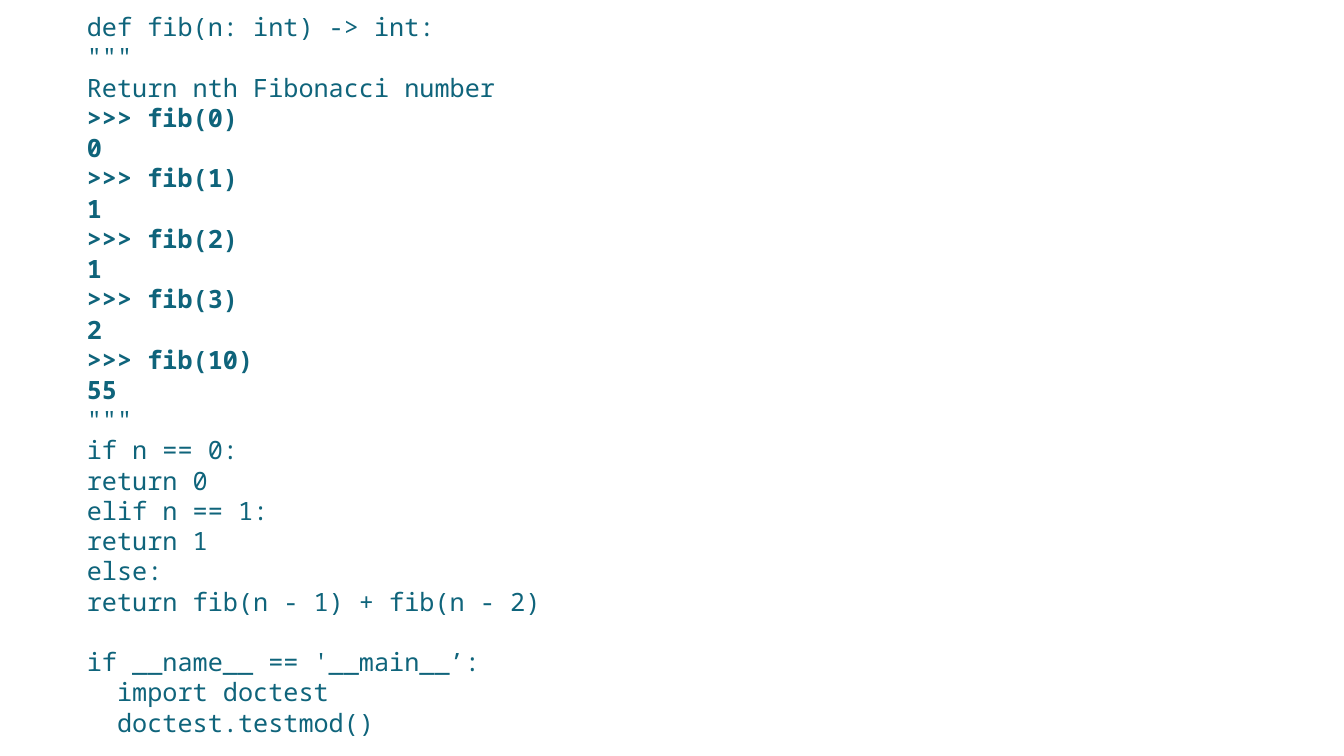
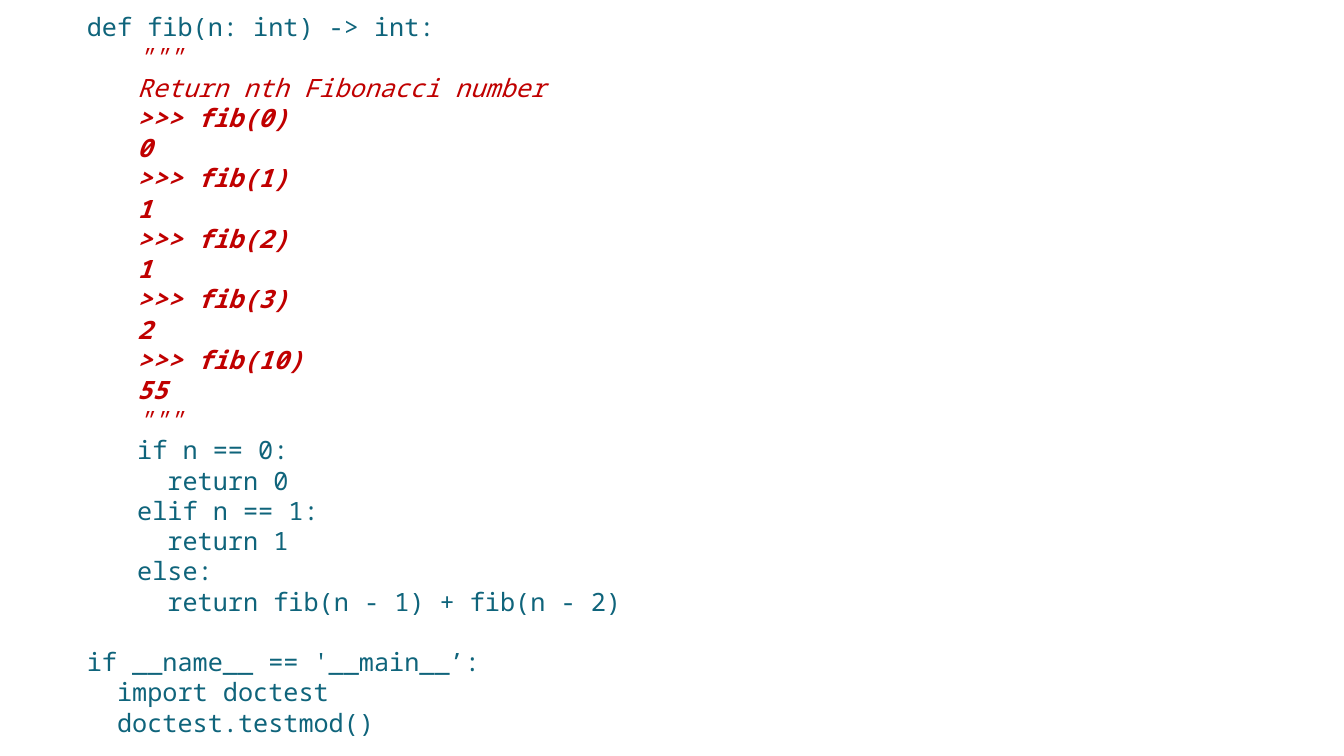
Before and after one commit to uday87j/teach_python, a slide deck: slide 15 of fundamentals/9-Type conversion, Files, doctest.pptx (slide 12 before the commit). Drawn at 1344x756 pixels with LibreOffice and Linux fonts; fonts in the diff are those of the drawing. Boxes give left, top, right and bottom in pixels: in the first picture for what was removed or moved away, otherwise in the second. Text is boxed around its words. In the diff, an @@ line names an element or a change of style, - is before the commit and + after.

```diff
--- a/fundamentals/9-Type conversion, Files, doctest.pptx
+++ b/fundamentals/9-Type conversion, Files, doctest.pptx
@@ text at [137, 78, 621, 615]: text colour #0F647B to #C00000, italic on in """"", "Return nth Fibonacci number", ">>> fib(0)", "0 >>> fib(1)" and 8 more places; list level 1 to 2 in """""; list level 1 to 2 in "Return nth Fibonacci number"; list level 1 to 2 in ">>> fib(0)"; list level 1 to 2 in "0 >>> fib(1)"; list level 1 to 2 in "1"; list level 1 to 2 in ">>> fib(2)"; list level 1 to 2 in ">>> fib(3)"; list level 1 to 2 in "2"; list level 1 to 2 in ">>> fib(10)"; list level 1 to 2 in "55"; list level 1 to 2 in "if n == 0:"; list level 1 to 2 in "return 0"; list level 1 to 2 in "elif n == 1:"; list level 1 to 2 in "return 1"; list level 1 to 2 in "else:"; list level 1 to 2 in "return fib(n - 1) + ..." @@
```
Also in this commit, not shown: 3 other slides changed, 3 slides added, 1 other file.
